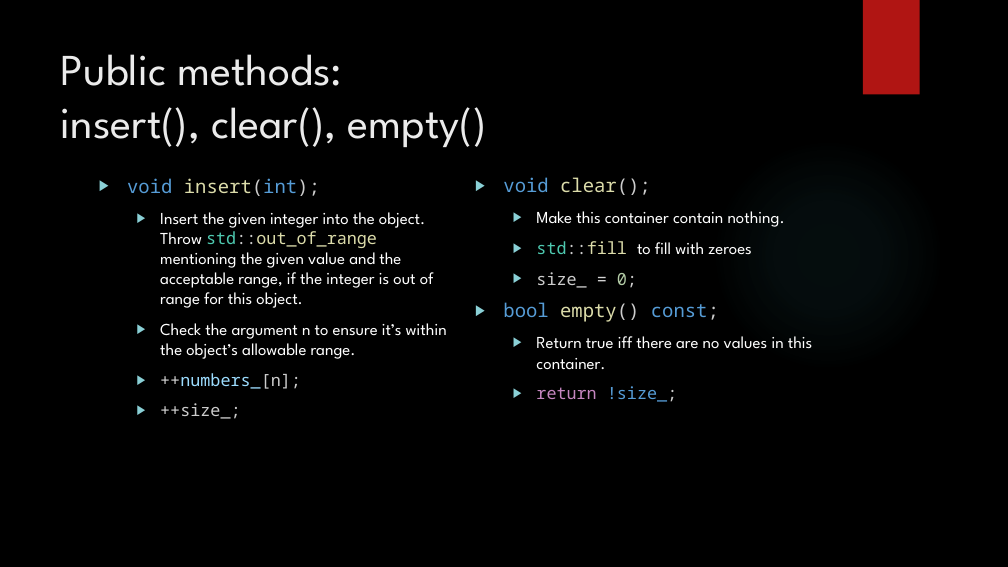
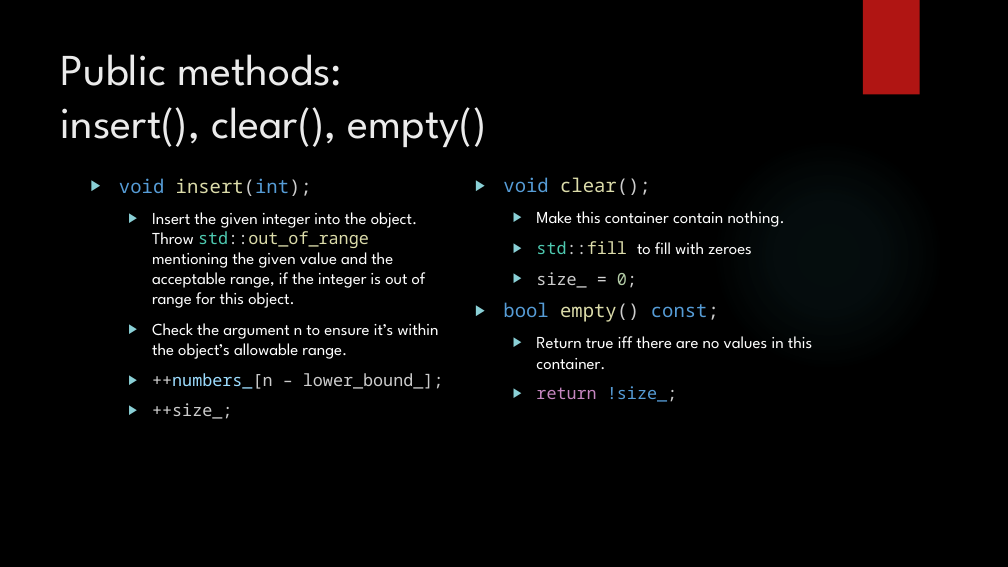
Before and after one commit to dgaron/cs253, a slide deck: slide 4 of Presentation/HW7_presentation.pptx. Drawn at 1008x567 pixels with LibreOffice and Linux fonts; fonts in the diff are those of the drawing; background and template pictures are left out. Boxes give left, top, right and bottom in pixels: in the first picture for what was removed or moved away, otherwise in the second. Text is boxed around its words. In the diff, an @@ line names an element or a change of style, - is before the commit and + after.

Commit message:
numbers_ array is unsigned int, size_ uses unsigned long

```diff
--- a/Presentation/HW7_presentation.pptx
+++ b/Presentation/HW7_presentation.pptx
@@ text "void insert(int);" moved from (x1=127, y1=178, x2=447, y2=419) to (x1=119, y1=178, x2=444, y2=419) @@
@@ text at (x1=152, y1=373, x2=444, y2=389): text changed; text colour #9CDCFE to #CCCCCC @@
-  ▶ ++numbers_[n];
+  ▶ ++numbers_[n – lower_bound_];
```
Also in this commit, not shown: 6 other slides changed, 3 other files.
